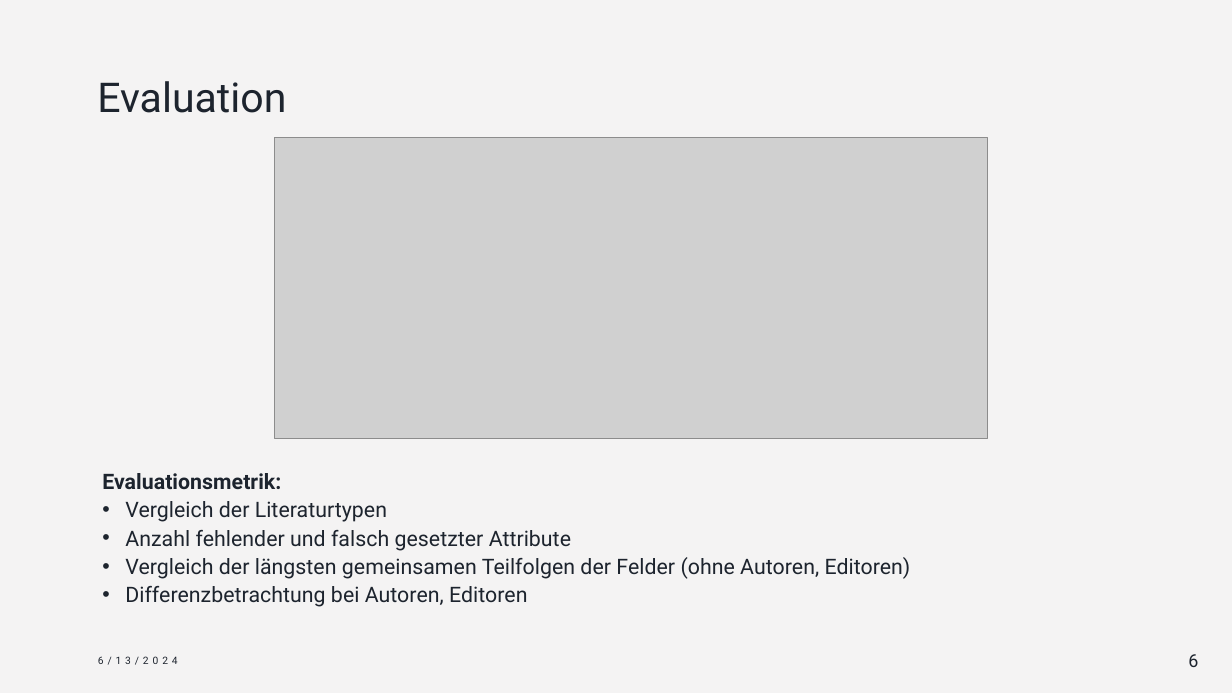
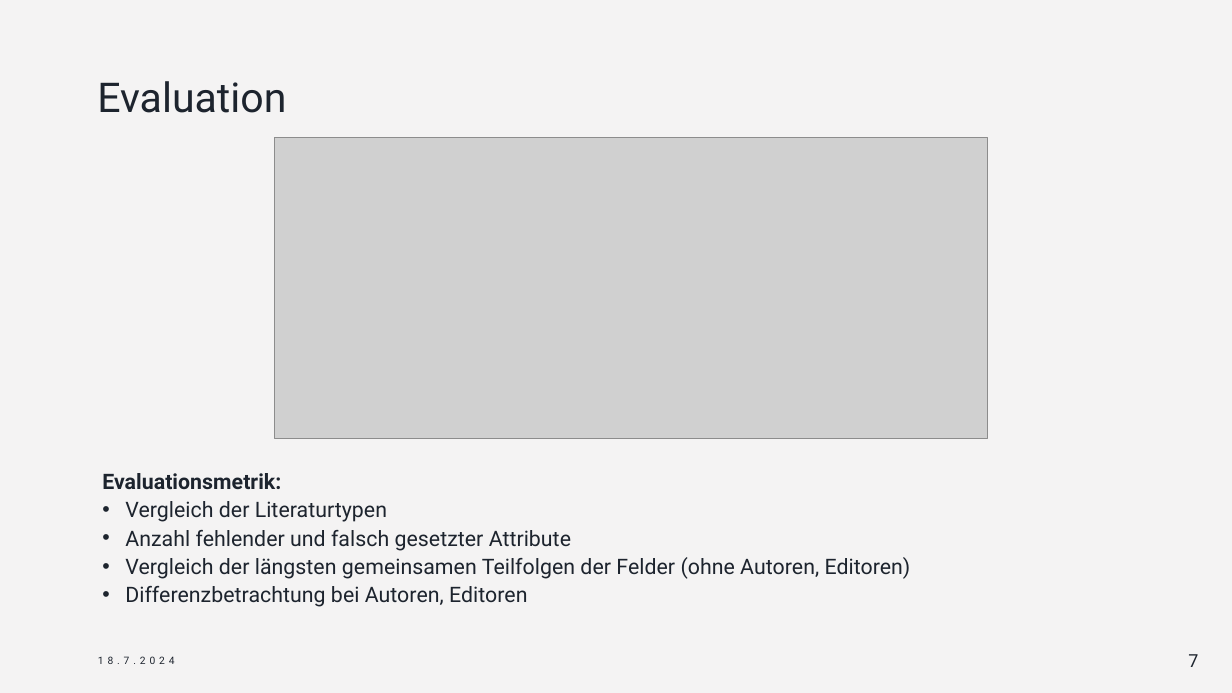
Before and after one commit to LaGit93/bibTexConverter_FaPra63065, a slide deck: slide 7 of Dokumente/Abschlussdemo_Bibtex_Konverter.pptx (slide 6 before the commit). Drawn at 1232x693 pixels with LibreOffice and Linux fonts; fonts in the diff are those of the drawing; grey boxes stand for pictures. Boxes give left, top, right and bottom in pixels: in the first picture for what was removed or moved away, otherwise in the second. Text is boxed around its words. In the diff, an @@ line names an element or a change of style, - is before the commit and + after.

```diff
--- a/Dokumente/Abschlussdemo_Bibtex_Konverter.pptx
+++ b/Dokumente/Abschlussdemo_Bibtex_Konverter.pptx
@@ text at <box>98,656,175,664</box>: text changed @@
-6/13/2024
+18.7.2024
@@ page number at <box>1188,654,1198,667</box>: text changed @@
-6
+7
```
Also in this commit, not shown: 5 other slides changed, 2 slides added, 1 slide removed.
